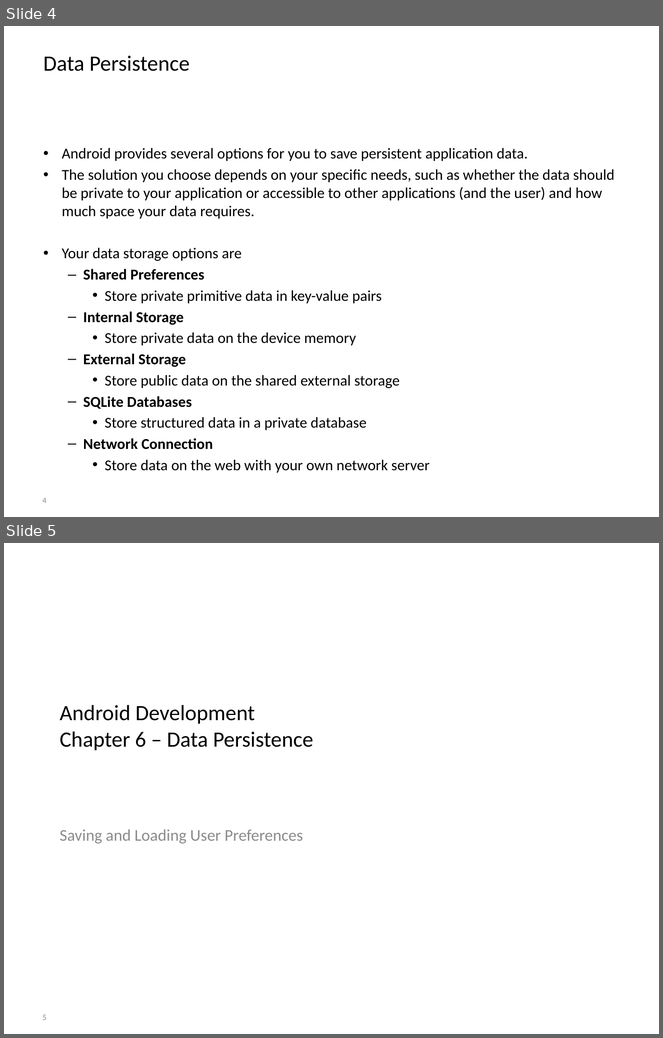
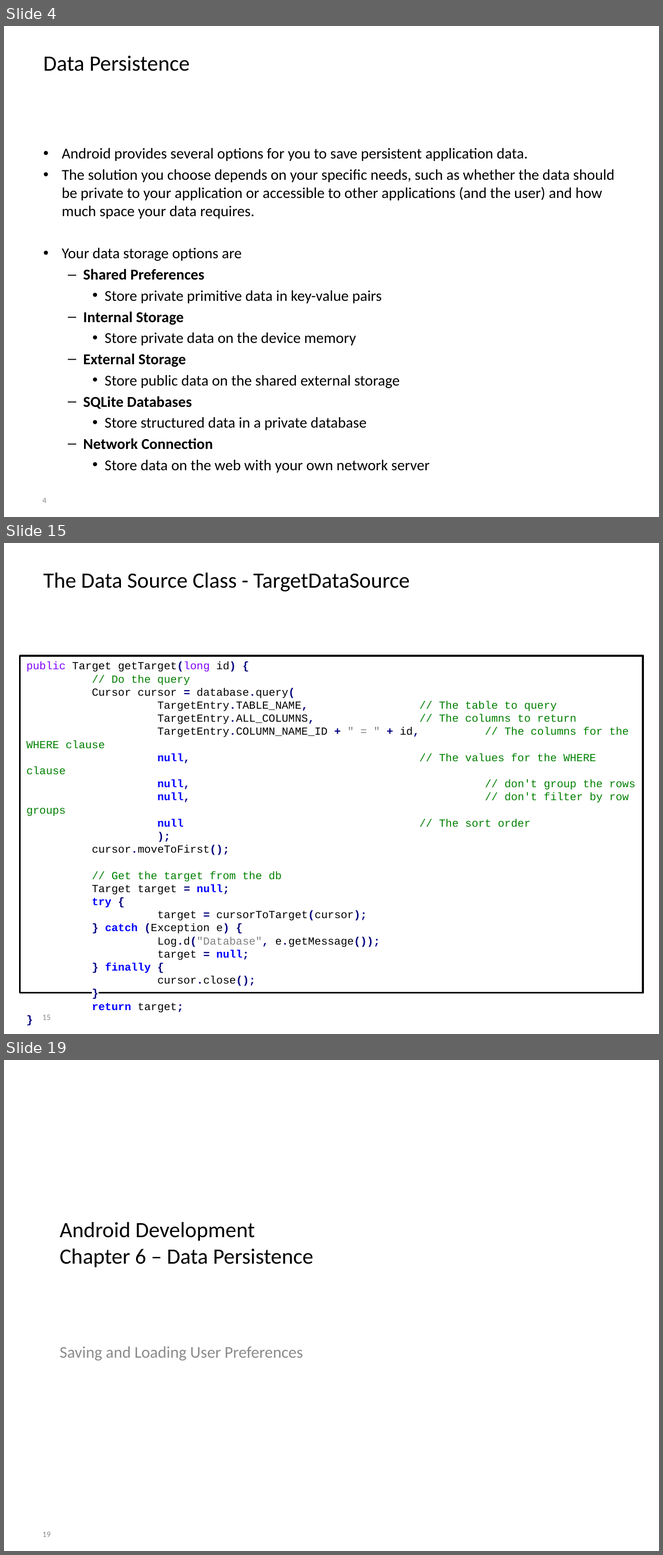
Before and after one commit to BioBoost/android_development_course, a slide deck: slides/chapter6_data_persistence.pptx. Shown one above the other, each under a label of ours: slides 4 and 5 before the commit, slides 4, 15 and 19 after it; the slides between them are not shown. The pictures are 663x1038 and 663x1555 pixels, drawn with LibreOffice and Linux fonts; fonts in the diff are those of the drawing; background and template pictures are left out. Boxes give left, top, right and bottom in pixels: in the first picture for what was removed or moved away, otherwise in the second. Text is boxed around its words. In the diff, an @@ line names an element or a change of style, - is before the commit and + after.

```diff
--- a/slides/chapter6_data_persistence.pptx
+++ b/slides/chapter6_data_persistence.pptx
@@ slide 15 added at bbox=[4, 543, 659, 1034], background picture (left out) @@
@@ title added at bbox=[44, 572, 410, 592], 24 pt, text #000000 @@
+The Data Source Class - TargetDataSource
@@ rectangle added at bbox=[20, 656, 643, 993], fill #FFFFFF, outline #000000 2 pt, 12 pt, text #000000 @@
+public Target getTarget(long id) {
+// Do the query
+Cursor cursor = database.query(
+TargetEntry.TABLE_NAME, // The table to query
+TargetEntry.ALL_COLUMNS, // The columns to return
+TargetEntry.COLUMN_NAME_ID + " = " + id, // The columns for the WHERE clause
+null, // The values for the WHERE clause
+null, // don't group the rows
+null, // don't filter by row groups
+null // The sort order
+);
+cursor.moveToFirst();
+// Get the target from the db
+Target target = null;
+try {
+target = cursorToTarget(cursor);
+} catch (Exception e) {
+Log.d("Database", e.getMessage());
+target = null;
+} finally {
+cursor.close();
+}
+return target;
+}
@@ page number added at bbox=[42, 1015, 51, 1020], 9 pt, text #8C8C8C @@
+15
@@ what was slide 5 is now slide 19 @@
@@ page number at bbox=[42, 1532, 51, 1537]: text changed @@
-5
+19
```
Also in this commit, not shown: 14 other slides added, 2 other files.
